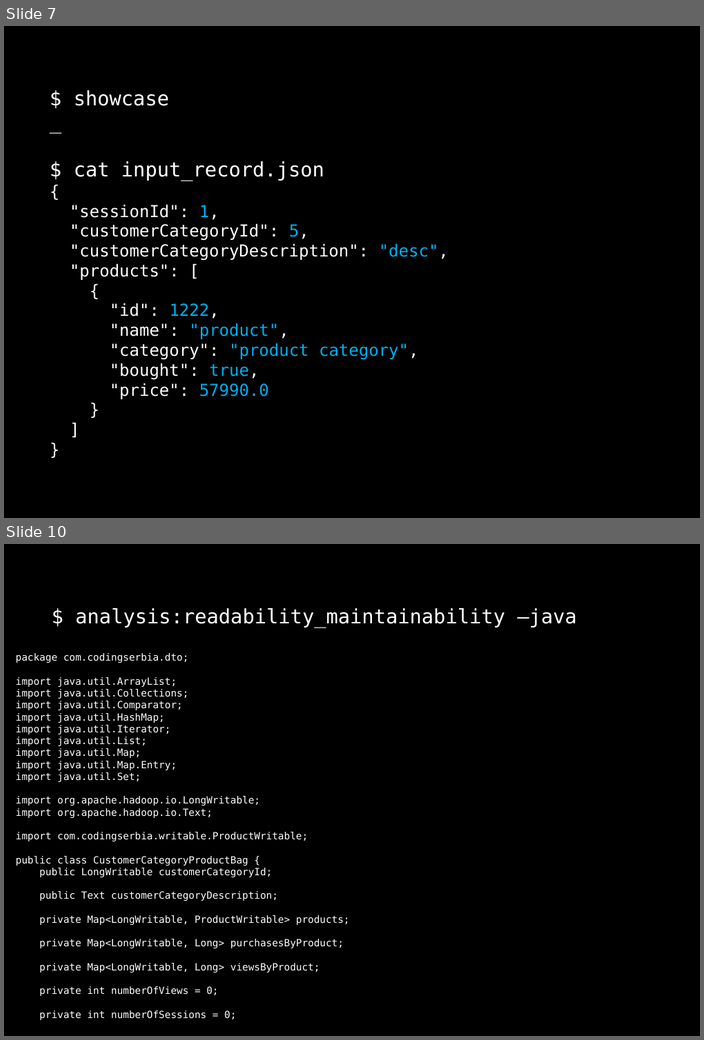
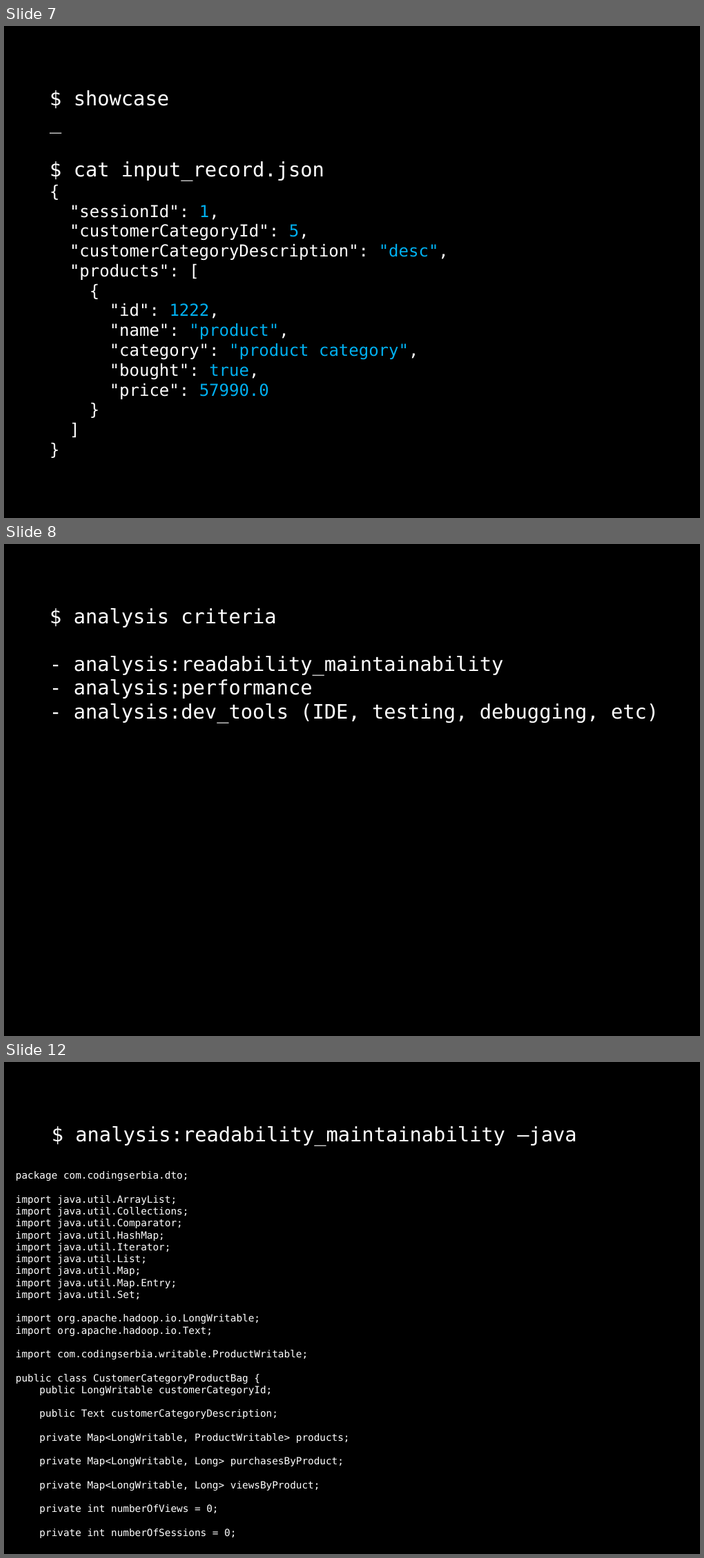
Before and after one commit to dzamurovic/coding-serbia-2014, a slide deck: coding-serbia.pptx. Shown one above the other, each under a label of ours: slides 7 and 10 before the commit, slides 7, 8 and 12 after it; the slides between them are not shown. The pictures are 704x1040 and 704x1558 pixels, drawn with LibreOffice and Linux fonts; fonts in the diff are those of the drawing. Boxes give left, top, right and bottom in pixels: in the first picture for what was removed or moved away, otherwise in the second. Text is boxed around its words. In the diff, an @@ line names an element or a change of style, - is before the commit and + after.

```diff
--- a/coding-serbia.pptx
+++ b/coding-serbia.pptx
@@ slide 8 added at <box>4,544,700,1036</box>, background #000000 @@
@@ rectangle added at <box>38,598,671,730</box>, fill #000000, outline #000000 2 pt, 24 pt, text #FFFFFF @@
+$ analysis criteria
+- analysis:readability_maintainability
+- analysis:performance
+- analysis:dev_tools (IDE, testing, debugging, etc)
@@ what was slide 10 is now slide 12 @@
```
Also in this commit, not shown: 5 slides changed, 7 other slides added, 2 slides removed.
